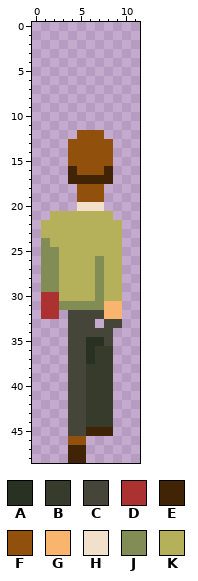
Two versions of one pixel-art sprite, assets/graphics/klient baba/klient baba5.png. The picture above was drawn from the file before the commit.
The file is 36x147 pixels, drawn in blocks of 3x3; one block is one cell here.
Palette (. is transparent): A #293123  B #373b2c  C #454539  D #ac3232  E #412406  F #91510d  G #f9b56e  H #f1e1ca  J #828d56  K #b5b15b
Pixels before, first column x 1:
12 ....FFF..
13 ...FFFFF.
14 ...FFFFF.
15 ...FFFFF.
16 ...EFFFE.
17 ...EEEEE.
18 ....FFF..
19 ....FFF..
20 ....HHH..
21 .KKKKKKK.
22 KKKKKKKKK
23 KKKKKKKKK
24 JKKKKKKKK
25 JJKKKKKKK
26 JJKKKKJKK
27 JJKKKKJKK
28 JJKKKKJKK
29 JJKKKKJKK
30 DDKKKKJKK
31 DDJJJJJGG
32 DD.CCCCGG
33 ...CCC.CC
34 ...CCCCC.
35 ...CCAAC.
36 ...CCABB.
37 ...CCABB.
38 ...CCBBB.
39 ...CCBBB.
40 ...CCBBB.
41 ...CCBBB.
42 ...CCBBB.
43 ...CCBBB.
44 ...CCBBB.
45 ...CCEEE.
46 ...FF....
47 ...EE....
48 ...EE....
Once edited:
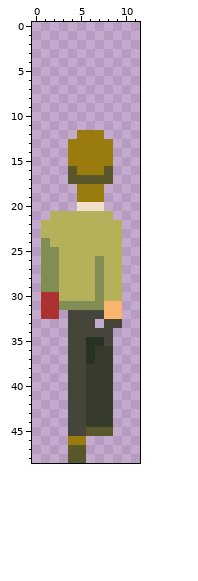
Change:
colour E: #412406 -> #5a572b
colour F: #91510d -> #997b0e
Where, in picture pixels (left, top, right, bottom), the same in both pictures:
changed: (68, 130, 113, 202)
changed: (68, 427, 113, 463)
